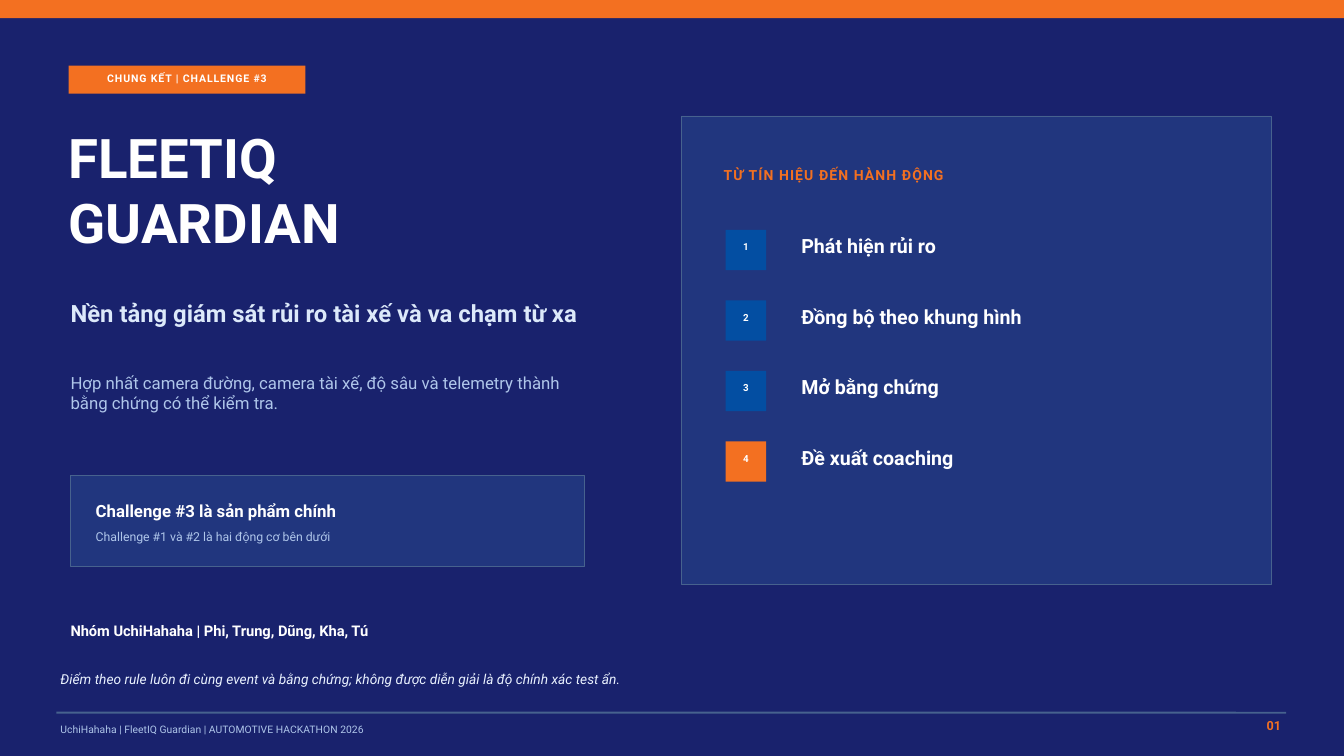
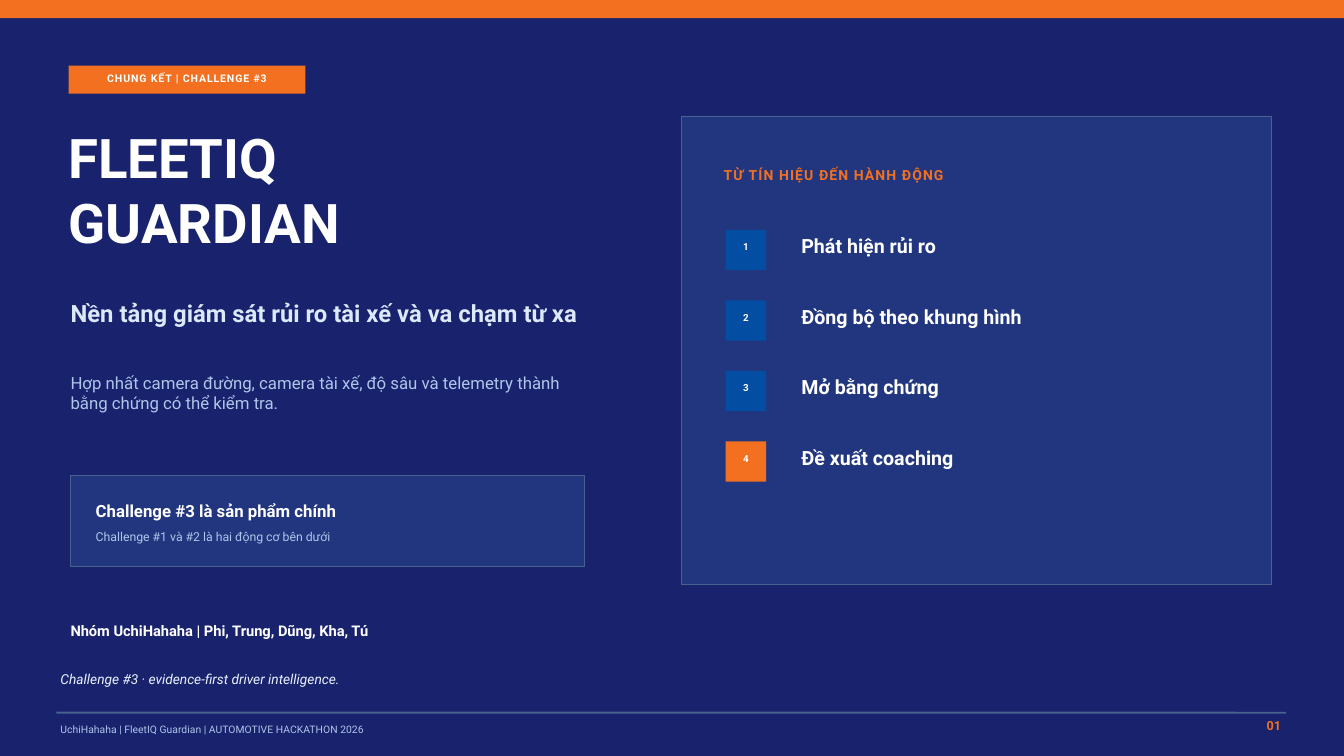
Before and after one commit to hminhphi/UchiHahahaFPTAutomotiveHackathon, a slide deck: slide 1 of docs/proposal/UchiHahaha_FleetIQGuardian_Final_Round2.pptx. Drawn at 1344x756 pixels with LibreOffice and Linux fonts; fonts in the diff are those of the drawing. Boxes give left, top, right and bottom in pixels: in the first picture for what was removed or moved away, otherwise in the second. Text is boxed around its words. In the diff, an @@ line names an element or a change of style, - is before the commit and + after.

```diff
--- a/docs/proposal/UchiHahaha_FleetIQGuardian_Final_Round2.pptx
+++ b/docs/proposal/UchiHahaha_FleetIQGuardian_Final_Round2.pptx
@@ text at [60, 673, 339, 687]: text changed @@
-Điểm theo rule luôn đi cùng event và bằng chứng; không được diễn giải là độ chính xác test ẩn.
+Challenge #3 · evidence-first driver intelligence.
```
Also in this commit, not shown: 9 other slides changed, 4 slides removed, 17 other files.
